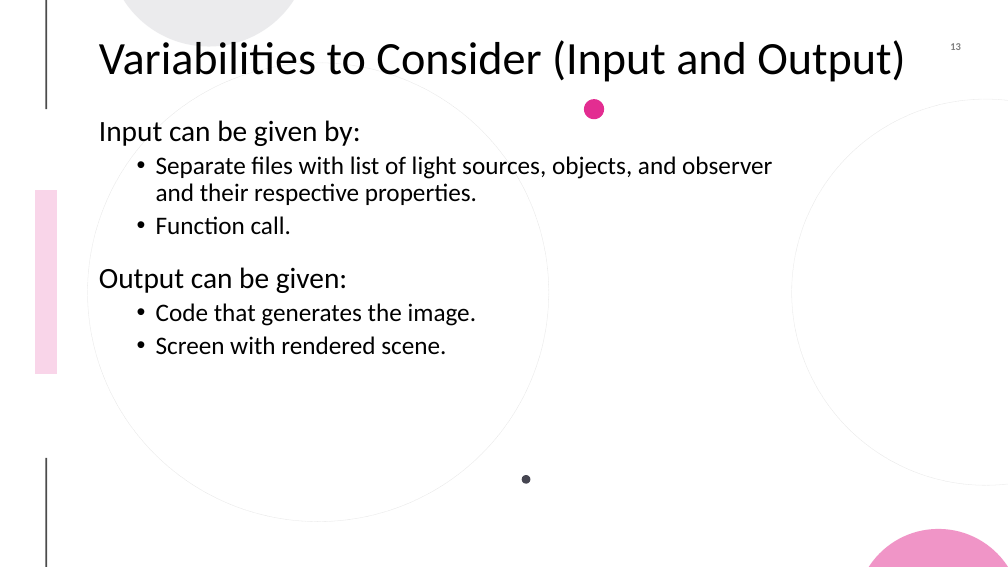
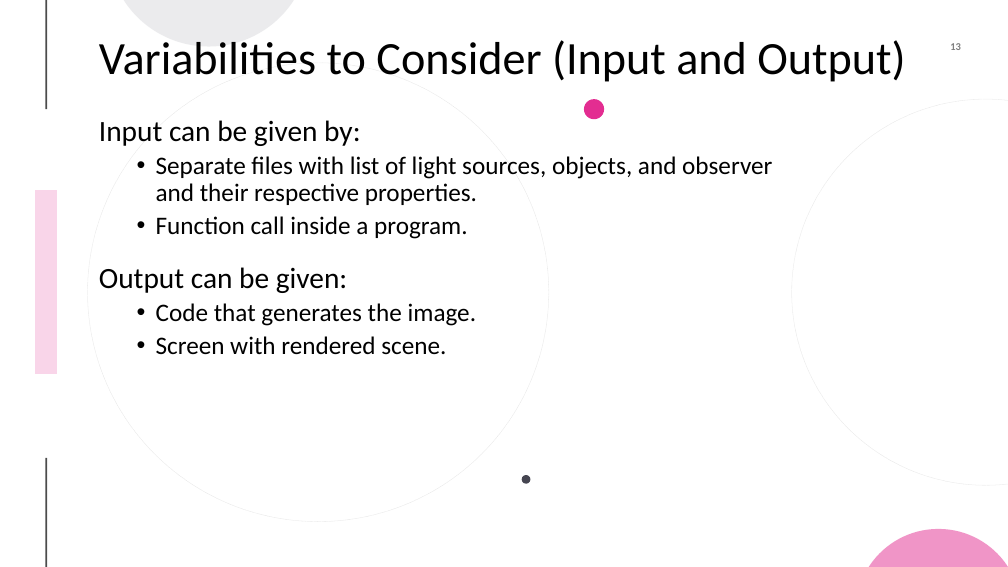
Before and after one commit to sorainsm/library-of-lighting-models, a slide deck: slide 13 of Commonality-Analysis/Lighting for Computer Graphics.pptx. Drawn at 1008x567 pixels with LibreOffice and Linux fonts; fonts in the diff are those of the drawing. Boxes give left, top, right and bottom in pixels: in the first picture for what was removed or moved away, otherwise in the second. Text is boxed around its words. In the diff, an @@ line names an element or a change of style, - is before the commit and + after.

```diff
--- a/Commonality-Analysis/Lighting for Computer Graphics.pptx
+++ b/Commonality-Analysis/Lighting for Computer Graphics.pptx
@@ text at bbox=[156, 216, 468, 239]: text changed @@
-  • Function call.
+  • Function call inside a program.
```
Also in this commit, not shown: 7 other slides changed, 1 slide added, 1 slide removed, 1 other file.
